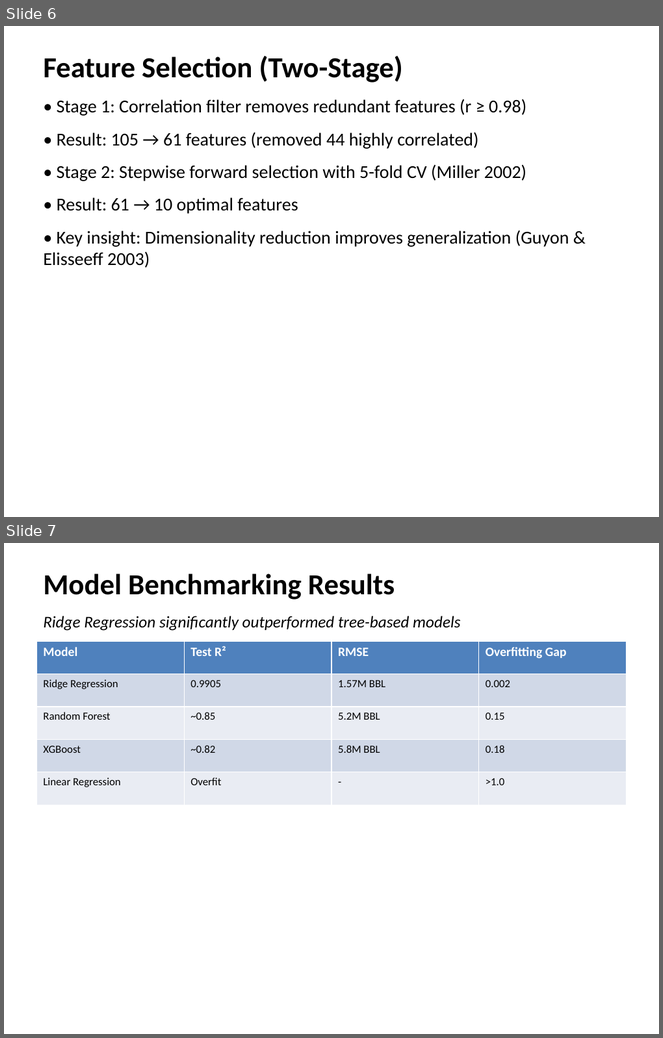
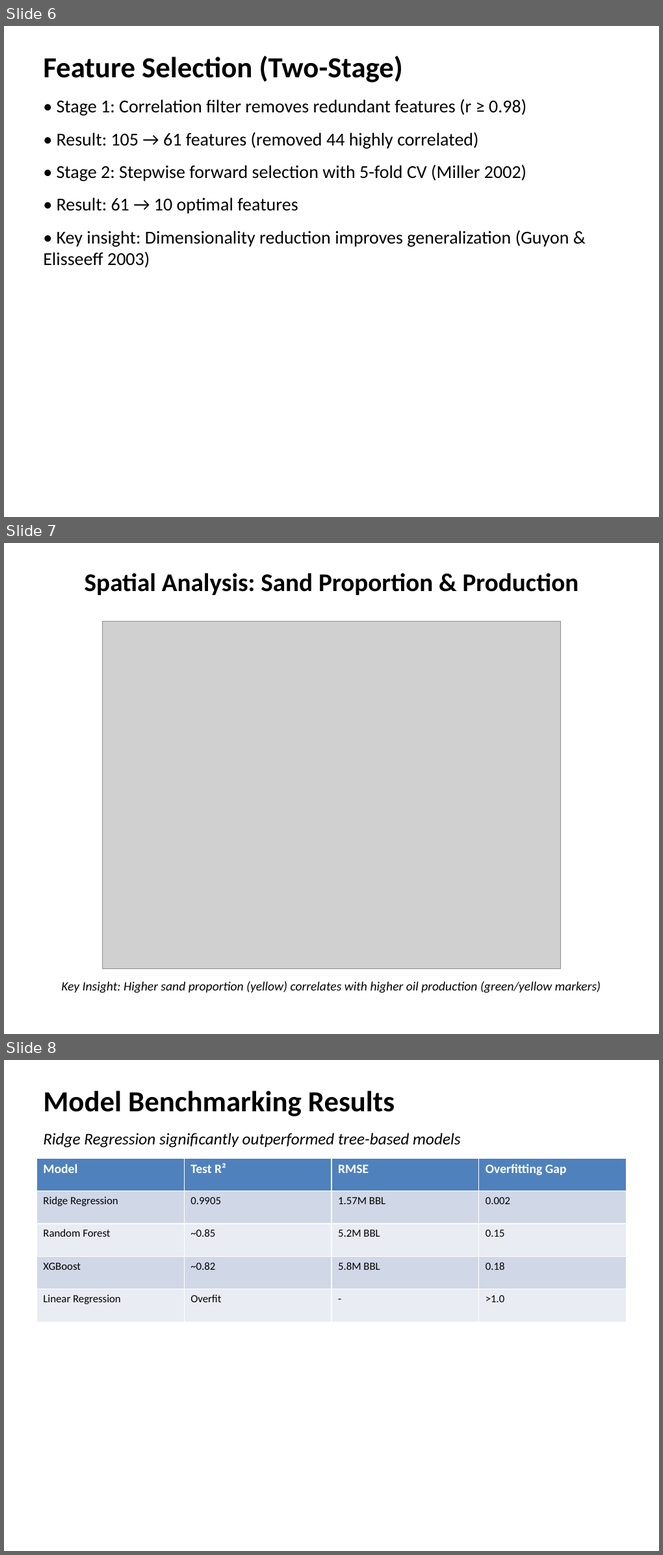
Before and after one commit to ElProdigo331/TrialRun-Hackathon-2026, a slide deck: Brain_Oil.pptx. Shown one above the other, each under a label of ours: slides 6 and 7 before the commit, slides 6, 7 and 8 after it. The pictures are 663x1038 and 663x1555 pixels, drawn with LibreOffice and Linux fonts; fonts in the diff are those of the drawing; grey boxes stand for pictures. Boxes give left, top, right and bottom in pixels: in the first picture for what was removed or moved away, otherwise in the second. Text is boxed around its words. In the diff, an @@ line names an element or a change of style, - is before the commit and + after.

```diff
--- a/Brain_Oil.pptx
+++ b/Brain_Oil.pptx
@@ slide 7 added at (4, 543, 659, 1034), background #FFFFFF @@
@@ text added at (85, 573, 579, 595), 28 pt, text #000000, bold @@
+Spatial Analysis: Sand Proportion & Production
@@ picture added at (102, 622, 561, 969) @@
@@ text added at (61, 982, 601, 993), 14 pt, text #000000, italic @@
+Key Insight: Higher sand proportion (yellow) correlates with higher oil production (green/yellow markers)
@@ what was slide 7 is now slide 8 @@
```
Also in this commit, not shown: 6 other files.
